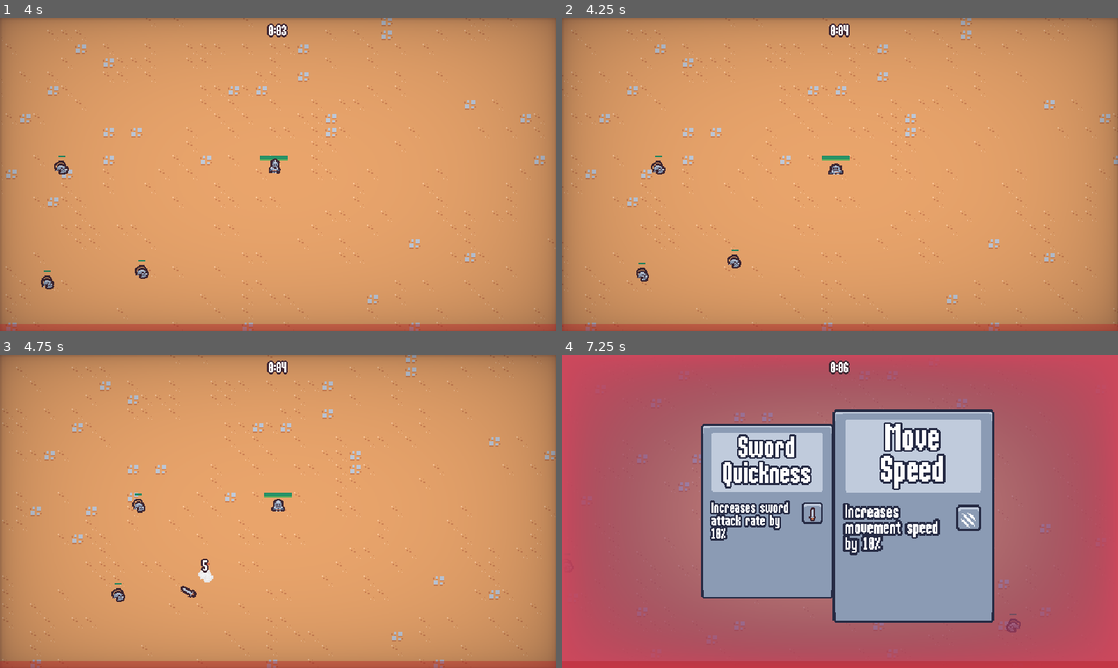
Above: before the commit, frames 1-4 (two rows, left to right).
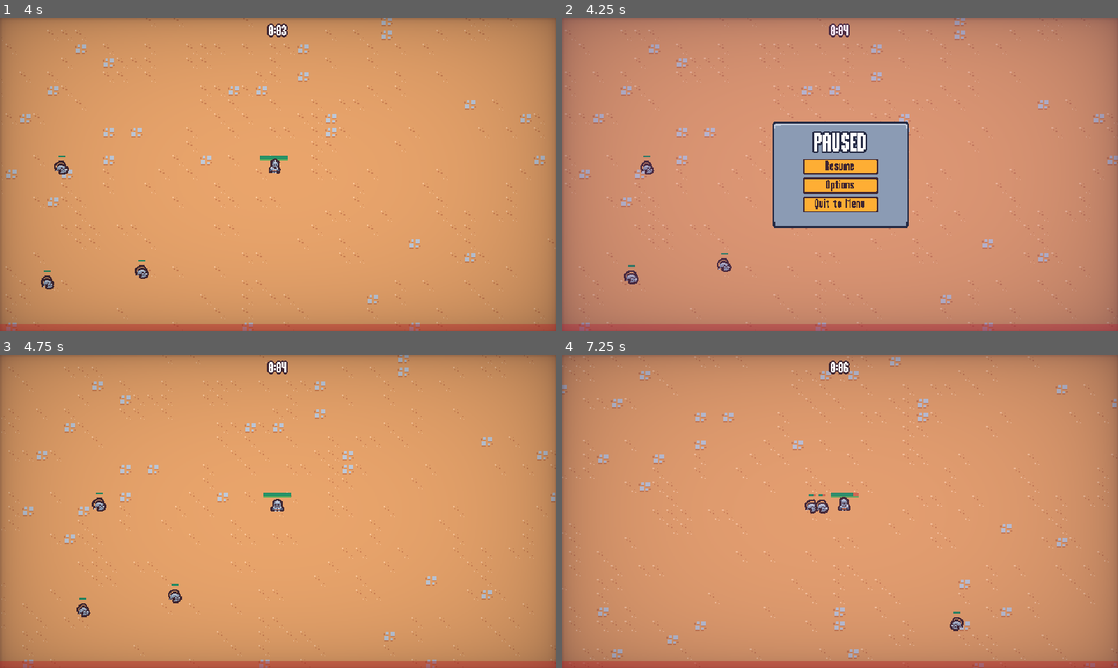
Above: after the commit, the same moments.

Repository: Brakistad/2DSurvivorsCourse
Game: Godot game, scene res://scenes/main/main.tscn
Same seed, same stepped clock (60 frames per second), same inputs: the game is played once before the commit and once after it. This scene is started directly instead of the project's main scene.
Inputs (mouse positions are in pixels of both pictures, inside the frame that each line leads up to):
- Up to frame 1 (4 s): move the mouse to (400, 158) at 0.52 s; press the mouse at (400, 158) at 0.53 s; hold D (move_right) 0.53-1.28 s; move the mouse to (166, 190) at 1.27 s; release the mouse at (166, 190) at 1.28 s; hold S (move_down) 1.28-2.03 s; tap Shift (sprint) at 1.35, 2.85 s; move the mouse to (333, 105) at 2.02 s; press the mouse at (333, 105) at 2.03 s; hold D (move_right) 2.03-2.78 s; move the mouse to (250, 237) at 2.77 s; release the mouse at (250, 237) at 2.78 s; hold W (move_up) 2.78-3.53 s; click (250, 237) at 2.92 s; move the mouse to (444, 221) at 3.52 s; press the mouse at (444, 221) at 3.53 s; hold A (move_left) from 3.53 s (still down)
- Up to frame 2 (4.25 s): keep holding A (move_left); tap Escape (pause, bound only after the commit) at 4.15 s
- Up to frame 3 (4.75 s): release A (move_left) at 4.25 s; release the mouse at (444, 558) at 4.25 s; click (278, 502) at 4.25 s, where only the run after the commit has a clickable "Resume"
- Up to frame 4 (7.25 s): move the mouse to (673, 464) at 5.02 s; hold A (move_left) 5.03-5.78 s; tap Shift (sprint) at 5.1, 6.6 s; move the mouse to (867, 511) at 5.77 s; press the mouse at (867, 511) at 5.78 s; hold S (move_down) 5.78-6.53 s; move the mouse to (756, 433) at 6.52 s; release the mouse at (756, 433) at 6.53 s; hold D (move_right) from 6.53 s (still down)

Frame 1 is identical in both runs. In frame 2, 12% of the frame differs, in the area x 0-100%, y 0-100%; in frame 3, 4.1%; in frame 4, 99%.

Commit message:
Add pause menu functionality

Diff:
--- a/project.godot
+++ b/project.godot
@@ -68,6 +68,12 @@
 "events": [Object(InputEventKey,"resource_local_to_scene":false,"resource_name":"","device":-1,"window_id":0,"alt_press …(182 unchanged characters)…
 ]
 }
+pause={
+"deadzone": 0.5,
+"events": [Object(InputEventKey,"resource_local_to_scene":false,"resource_name":"","device":-1,"window_id":0,"alt_pressed":false,"shift_pressed":false,"ctrl_pressed":false,"meta_pressed":false,"pressed":false,"keycode":0,"physical_keycode":4194305,"key_label":0,"unicode":0,"echo":false,"script":null)
+, Object(InputEventKey,"resource_local_to_scene":false,"resource_name":"","device":-1,"window_id":0,"alt_pressed":false,"shift_pressed":false,"ctrl_pressed":false,"meta_pressed":false,"pressed":false,"keycode":0,"physical_keycode":80,"key_label":0,"unicode":112,"echo":false,"script":null)
+]
+}
 
 [layer_names]
 
--- a/resources/theme/theme.tres
+++ b/resources/theme/theme.tres
@@ -41,6 +41,35 @@
 texture_margin_bottom = 3.0
 region_rect = Rect2(36, 4, 8, 8)
 
+[sub_resource type="PlaceholderTexture2D" id="PlaceholderTexture2D_p7nyu"]
+size = Vector2(0, 0)
+
+[sub_resource type="PlaceholderTexture2D" id="PlaceholderTexture2D_2bdu8"]
+size = Vector2(0, 0)
+
+[sub_resource type="StyleBoxFlat" id="StyleBoxFlat_pdxvu"]
+bg_color = Color(0.555969, 0.37209, 0.452009, 1)
+border_width_left = 2
+border_width_top = 2
+border_width_right = 2
+border_width_bottom = 2
+border_color = Color(0.8, 0.8, 0.8, 0)
+
+[sub_resource type="StyleBoxFlat" id="StyleBoxFlat_pakru"]
+bg_color = Color(0.555969, 0.37209, 0.452009, 1)
+border_width_left = 2
+border_width_top = 2
+border_width_right = 2
+border_width_bottom = 2
+border_color = Color(0.8, 0.8, 0.8, 0)
+
+[sub_resource type="StyleBoxFlat" id="StyleBoxFlat_nilxm"]
+content_margin_left = 2.0
+content_margin_top = 6.0
+content_margin_right = 2.0
+content_margin_bottom = 6.0
+bg_color = Color(0.247059, 0.14902, 0.192157, 1)
+
 [sub_resource type="StyleBoxTexture" id="StyleBoxTexture_jctbf"]
 texture = ExtResource("1_rlsq7")
 texture_margin_left = 4.0
@@ -66,6 +95,12 @@
 default_font_size = 16
 AlternatePanelContainer/base_type = &"PanelContainer"
 AlternatePanelContainer/styles/panel = SubResource("StyleBoxTexture_64ilb")
+BlueOutlineLabel/base_type = &"Label"
+BlueOutlineLabel/colors/font_outline_color = Color(0.14902, 0.168627, 0.266667, 1)
+BlueOutlineLabel/colors/font_shadow_color = Color(0.14902, 0.168627, 0.266667, 1)
+BlueOutlineLabel/constants/outline_size = 8
+BlueOutlineLabel/constants/shadow_offset_x = 0
+BlueOutlineLabel/constants/shadow_offset_y = 0
 Button/colors/font_color = Color(0.247059, 0.14902, 0.192157, 1)
 Button/colors/font_focus_color = Color(0.247059, 0.14902, 0.192157, 1)
 Button/colors/font_hover_color = Color(0.741176, 0.423529, 0.290196, 1)
@@ -74,6 +109,11 @@
 Button/styles/hover = SubResource("StyleBoxTexture_dfer7")
 Button/styles/normal = SubResource("StyleBoxTexture_mqmcx")
 Button/styles/pressed = SubResource("StyleBoxTexture_3amj6")
+HSlider/icons/grabber = SubResource("PlaceholderTexture2D_p7nyu")
+HSlider/icons/grabber_highlight = SubResource("PlaceholderTexture2D_2bdu8")
+HSlider/styles/grabber_area = SubResource("StyleBoxFlat_pdxvu")
+HSlider/styles/grabber_area_highlight = SubResource("StyleBoxFlat_pakru")
+HSlider/styles/slider = SubResource("StyleBoxFlat_nilxm")
 Label/constants/line_spacing = 0
 PanelContainer/styles/panel = SubResource("StyleBoxTexture_jctbf")
 ProgressBar/styles/background = SubResource("StyleBoxFlat_tb7k8")
--- a/scenes/main/main.gd
+++ b/scenes/main/main.gd
@@ -2,9 +2,17 @@
 
 @export var end_screen_scene: PackedScene
 
+var pause_menu_scene: PackedScene = preload("res://scenes/ui/pause_menu.tscn")
 
 func _ready():
 	($%Player as Player).health_component.died.connect(on_player_died)
+
+
+func _unhandled_input(event):
+	if event.is_action_pressed("pause"):
+		var pause_menu_instance = pause_menu_scene.instantiate()
+		add_child(pause_menu_instance)
+		get_tree().root.set_input_as_handled()
 
 
 func on_player_died():
--- a/scenes/ui/ability_upgrade_card.tscn
+++ b/scenes/ui/ability_upgrade_card.tscn
@@ -269,9 +269,7 @@
 [node name="NameLabel" type="Label" parent="MarginContainer/VBoxContainer/PanelContainer"]
 unique_name_in_owner = true
 layout_mode = 2
-theme_override_colors/font_shadow_color = Color(0.14902, 0.168627, 0.266667, 1)
-theme_override_colors/font_outline_color = Color(0.14902, 0.168627, 0.266667, 1)
-theme_override_constants/outline_size = 8
+theme_type_variation = &"BlueOutlineLabel"
 theme_override_font_sizes/font_size = 32
 text = "test name
 "
@@ -286,10 +284,8 @@
 unique_name_in_owner = true
 custom_minimum_size = Vector2(100, 100)
 layout_mode = 2
-theme_override_colors/font_shadow_color = Color(0.14902, 0.168627, 0.266667, 1)
-theme_override_colors/font_outline_color = Color(0.14902, 0.168627, 0.266667, 1)
-theme_override_constants/outline_size = 8
-text = "Write some description here, as you write a shit "
+theme_type_variation = &"BlueOutlineLabel"
+text = "Write some description here, as you give a shit "
 autowrap_mode = 2
 
 [node name="PanelContainer2" type="PanelContainer" parent="MarginContainer/VBoxContainer/HBoxContainer"]
--- a/scenes/ui/end_screen.tscn
+++ b/scenes/ui/end_screen.tscn
@@ -118,11 +118,7 @@
 [node name="TitleLabel" type="Label" parent="MarginContainer/PanelContainer/MarginContainer/VBoxContainer"]
 unique_name_in_owner = true
 layout_mode = 2
-theme_override_colors/font_shadow_color = Color(0.14902, 0.168627, 0.266667, 1)
-theme_override_colors/font_outline_color = Color(0.14902, 0.168627, 0.266667, 1)
-theme_override_constants/shadow_offset_x = 0
-theme_override_constants/shadow_offset_y = 0
-theme_override_constants/outline_size = 8
+theme_type_variation = &"BlueOutlineLabel"
 theme_override_font_sizes/font_size = 32
 text = "Victory!"
 horizontal_alignment = 1
@@ -131,11 +127,7 @@
 [node name="DescriptionLabel" type="Label" parent="MarginContainer/PanelContainer/MarginContainer/VBoxContainer"]
 unique_name_in_owner = true
 layout_mode = 2
-theme_override_colors/font_shadow_color = Color(0.14902, 0.168627, 0.266667, 1)
-theme_override_colors/font_outline_color = Color(0.14902, 0.168627, 0.266667, 1)
-theme_override_constants/shadow_offset_x = 0
-theme_override_constants/shadow_offset_y = 0
-theme_override_constants/outline_size = 8
+theme_type_variation = &"BlueOutlineLabel"
 text = "You won! 👑"
 horizontal_alignment = 1
 vertical_alignment = 1
--- a/scenes/ui/main_menu.tscn
+++ b/scenes/ui/main_menu.tscn
@@ -1,11 +1,15 @@
-[gd_scene load_steps=4 format=3 uid="uid://cam36mkagko8v"]
+[gd_scene load_steps=5 format=3 uid="uid://cam36mkagko8v"]
 
 [ext_resource type="TileSet" uid="uid://drjgls6dc2oy2" path="res://resources/tileset.tres" id="1_h65dq"]
 [ext_resource type="Script" path="res://scenes/ui/main_menu.gd" id="1_hqewk"]
 [ext_resource type="PackedScene" uid="uid://7ckblcfikjj5" path="res://scenes/ui/sound_button.tscn" id="2_a6126"]
+[ext_resource type="PackedScene" uid="uid://bfq7jahyebl23" path="res://scenes/ui/vignette.tscn" id="2_h0wj8"]
 
 [node name="MainMenu" type="CanvasLayer"]
 script = ExtResource("1_hqewk")
+
+[node name="Vignette" parent="." instance=ExtResource("2_h0wj8")]
+layer = 2
 
 [node name="TileMap" type="TileMap" parent="."]
 tile_set = ExtResource("1_h65dq")
@@ -37,6 +41,7 @@
 
 [node name="Label" type="Label" parent="MarginContainer/PanelContainer/MarginContainer/VBoxContainer"]
 layout_mode = 2
+theme_type_variation = &"BlueOutlineLabel"
 theme_override_font_sizes/font_size = 32
 text = "The Arena"
 
--- a/scenes/ui/options_menu.tscn
+++ b/scenes/ui/options_menu.tscn
@@ -1,11 +1,16 @@
-[gd_scene load_steps=4 format=3 uid="uid://dekobbsyrxcnp"]
+[gd_scene load_steps=5 format=3 uid="uid://dekobbsyrxcnp"]
 
 [ext_resource type="Script" path="res://scenes/ui/options_menu.gd" id="1_tsd06"]
 [ext_resource type="TileSet" uid="uid://drjgls6dc2oy2" path="res://resources/tileset.tres" id="2_51n5s"]
+[ext_resource type="PackedScene" uid="uid://bfq7jahyebl23" path="res://scenes/ui/vignette.tscn" id="2_s0me5"]
 [ext_resource type="PackedScene" uid="uid://7ckblcfikjj5" path="res://scenes/ui/sound_button.tscn" id="3_akshv"]
 
 [node name="OptionsMenu" type="CanvasLayer"]
+layer = 2
 script = ExtResource("1_tsd06")
+
+[node name="Vignette" parent="." instance=ExtResource("2_s0me5")]
+layer = 3
 
 [node name="TileMap" type="TileMap" parent="."]
 tile_set = ExtResource("2_51n5s")
@@ -40,6 +45,7 @@
 [node name="Label" type="Label" parent="MarginContainer/PanelContainer/MarginContainer/VBoxContainer"]
 layout_mode = 2
 size_flags_horizontal = 4
+theme_type_variation = &"BlueOutlineLabel"
 theme_override_font_sizes/font_size = 32
 text = "Options"
 
@@ -52,6 +58,7 @@
 
 [node name="Label" type="Label" parent="MarginContainer/PanelContainer/MarginContainer/VBoxContainer/VBoxContainer/SfxOptionsContainer"]
 layout_mode = 2
+theme_type_variation = &"BlueOutlineLabel"
 text = "SFX Volume"
 
 [node name="SfxSlider" type="HSlider" parent="MarginContainer/PanelContainer/MarginContainer/VBoxContainer/VBoxContainer/SfxOptionsContainer"]
@@ -65,6 +72,7 @@
 
 [node name="Label" type="Label" parent="MarginContainer/PanelContainer/MarginContainer/VBoxContainer/VBoxContainer/MusicOptionsContainer"]
 layout_mode = 2
+theme_type_variation = &"BlueOutlineLabel"
 text = "Music Volume"
 
 [node name="MusicSlider" type="HSlider" parent="MarginContainer/PanelContainer/MarginContainer/VBoxContainer/VBoxContainer/MusicOptionsContainer"]
@@ -72,12 +80,14 @@
 layout_mode = 2
 max_value = 1.0
 step = 0.01
+value = 0.5
 
 [node name="WindowOptionsContainer" type="VBoxContainer" parent="MarginContainer/PanelContainer/MarginContainer/VBoxContainer/VBoxContainer"]
 layout_mode = 2
 
 [node name="Label" type="Label" parent="MarginContainer/PanelContainer/MarginContainer/VBoxContainer/VBoxContainer/WindowOptionsContainer"]
 layout_mode = 2
+theme_type_variation = &"BlueOutlineLabel"
 text = "Window Mode"
 
 [node name="WindowModeButton" parent="MarginContainer/PanelContainer/MarginContainer/VBoxContainer/VBoxContainer/WindowOptionsContainer" instance=ExtResource("3_akshv")]
--- /dev/null
+++ b/scenes/ui/pause_menu.gd
@@ -0,0 +1,61 @@
+extends CanvasLayer
+
+@onready var panel_container = $%PanelContainer
+@onready var resume_button = $%ResumeButton
+@onready var options_button = $%OptionsButton
+@onready var quit_button = $%QuitButton
+
+var options_menu_scene = preload("res://scenes/ui/options_menu.tscn")
+var is_closing = false
+
+func _ready():
+    get_tree().paused = true
+    resume_button.pressed.connect(on_resume_button_pressed)
+    options_button.pressed.connect(on_options_button_pressed)
+    quit_button.pressed.connect(on_quit_button_pressed)
+
+    $AnimationPlayer.play("default")
+
+    panel_container.pivot_offset = panel_container.size / 2
+
+    var tween = create_tween()
+    tween.tween_property(panel_container, "scale", Vector2.ZERO, 0)
+    tween.tween_property(panel_container, "scale", Vector2.ONE, .3)\
+    .set_ease(Tween.EASE_OUT).set_trans(Tween.TRANS_BACK)
+
+func _unhandled_input(event):
+    if event.is_action_pressed("pause"):
+        close()
+        get_tree().root.set_input_as_handled()
+
+func close():
+    if is_closing:
+        return
+    is_closing = true
+
+    $AnimationPlayer.play_backwards("default")
+
+    var tween = create_tween()
+    tween.tween_property(panel_container, "scale", Vector2.ONE, 0)
+    tween.tween_property(panel_container, "scale", Vector2.ZERO, .3)\
+    .set_ease(Tween.EASE_IN).set_trans(Tween.TRANS_BACK)
+
+    await tween.finished
+
+    get_tree().paused = false
+    queue_free()
+
+func on_resume_button_pressed():
+    close()
+
+func on_options_button_pressed():
+    var options_menu_instance = options_menu_scene.instantiate()
+    add_child(options_menu_instance)
+    options_menu_instance.back_pressed.connect(on_options_menu_back_pressed.bind(options_menu_instance))
+
+func on_quit_button_pressed():
+    get_tree().paused = false
+    get_tree().change_scene_to_file("res://scenes/ui/main_menu.tscn")
+
+func on_options_menu_back_pressed(options_menu: Node):
+    options_menu.queue_free()
--- /dev/null
+++ b/scenes/ui/pause_menu.tscn
@@ -0,0 +1,113 @@
+[gd_scene load_steps=6 format=3 uid="uid://b42lol3hk6c8t"]
+
+[ext_resource type="Script" path="res://scenes/ui/pause_menu.gd" id="1_8qvah"]
+[ext_resource type="PackedScene" uid="uid://7ckblcfikjj5" path="res://scenes/ui/sound_button.tscn" id="4_xurvn"]
+
+[sub_resource type="Animation" id="Animation_vsw7k"]
+length = 0.001
+tracks/0/type = "value"
+tracks/0/imported = false
+tracks/0/enabled = true
+tracks/0/path = NodePath("ColorRect:modulate")
+tracks/0/interp = 1
+tracks/0/loop_wrap = true
+tracks/0/keys = {
+"times": PackedFloat32Array(0),
+"transitions": PackedFloat32Array(1),
+"update": 0,
+"values": [Color(1, 1, 1, 1)]
+}
+
+[sub_resource type="Animation" id="Animation_vggf5"]
+resource_name = "default"
+length = 0.15
+step = 0.05
+tracks/0/type = "value"
+tracks/0/imported = false
+tracks/0/enabled = true
+tracks/0/path = NodePath("ColorRect:modulate")
+tracks/0/interp = 1
+tracks/0/loop_wrap = true
+tracks/0/keys = {
+"times": PackedFloat32Array(0, 0.15),
+"transitions": PackedFloat32Array(1, 1),
+"update": 0,
+"values": [Color(1, 1, 1, 0), Color(1, 1, 1, 1)]
+}
+
+[sub_resource type="AnimationLibrary" id="AnimationLibrary_c6jhq"]
+_data = {
+"RESET": SubResource("Animation_vsw7k"),
+"default": SubResource("Animation_vggf5")
+}
+
+[node name="PauseMenu" type="CanvasLayer"]
+process_mode = 3
+script = ExtResource("1_8qvah")
+
+[node name="AnimationPlayer" type="AnimationPlayer" parent="."]
+libraries = {
+"": SubResource("AnimationLibrary_c6jhq")
+}
+
+[node name="ColorRect" type="ColorRect" parent="."]
+anchors_preset = 15
+anchor_right = 1.0
+anchor_bottom = 1.0
+grow_horizontal = 2
+grow_vertical = 2
+color = Color(0.607843, 0.298039, 0.639216, 0.34902)
+
+[node name="MarginContainer" type="MarginContainer" parent="."]
+anchors_preset = 15
+anchor_right = 1.0
+anchor_bottom = 1.0
+grow_horizontal = 2
+grow_vertical = 2
+
+[node name="PanelContainer" type="PanelContainer" parent="MarginContainer"]
+unique_name_in_owner = true
+custom_minimum_size = Vector2(180, 140)
+layout_mode = 2
+size_flags_horizontal = 4
+size_flags_vertical = 4
+
+[node name="MarginContainer" type="MarginContainer" parent="MarginContainer/PanelContainer"]
+layout_mode = 2
+theme_override_constants/margin_left = 8
+theme_override_constants/margin_right = 8
+theme_override_constants/margin_bottom = 8
+
+[node name="VBoxContainer" type="VBoxContainer" parent="MarginContainer/PanelContainer/MarginContainer"]
+custom_minimum_size = Vector2(150, 0)
+layout_mode = 2
+size_flags_horizontal = 4
+size_flags_vertical = 4
+
+[node name="Label" type="Label" parent="MarginContainer/PanelContainer/MarginContainer/VBoxContainer"]
+layout_mode = 2
+size_flags_horizontal = 4
+theme_type_variation = &"BlueOutlineLabel"
+theme_override_font_sizes/font_size = 32
+text = "PAUSED"
+
+[node name="VBoxContainer" type="VBoxContainer" parent="MarginContainer/PanelContainer/MarginContainer/VBoxContainer"]
+custom_minimum_size = Vector2(100, 0)
+layout_mode = 2
+size_flags_horizontal = 4
+
+[node name="ResumeButton" parent="MarginContainer/PanelContainer/MarginContainer/VBoxContainer/VBoxContainer" instance=ExtResource("4_xurvn")]
+unique_name_in_owner = true
+layout_mode = 2
+text = "Resume"
+
+[node name="OptionsButton" parent="MarginContainer/PanelContainer/MarginContainer/VBoxContainer/VBoxContainer" instance=ExtResource("4_xurvn")]
+unique_name_in_owner = true
+layout_mode = 2
+text = "Options
+"
+
+[node name="QuitButton" parent="MarginContainer/PanelContainer/MarginContainer/VBoxContainer/VBoxContainer" instance=ExtResource("4_xurvn")]
+unique_name_in_owner = true
+layout_mode = 2
+text = "Quit to Menu"
Not shown: 1 places in resources/theme/theme.tres that only renumber resources
